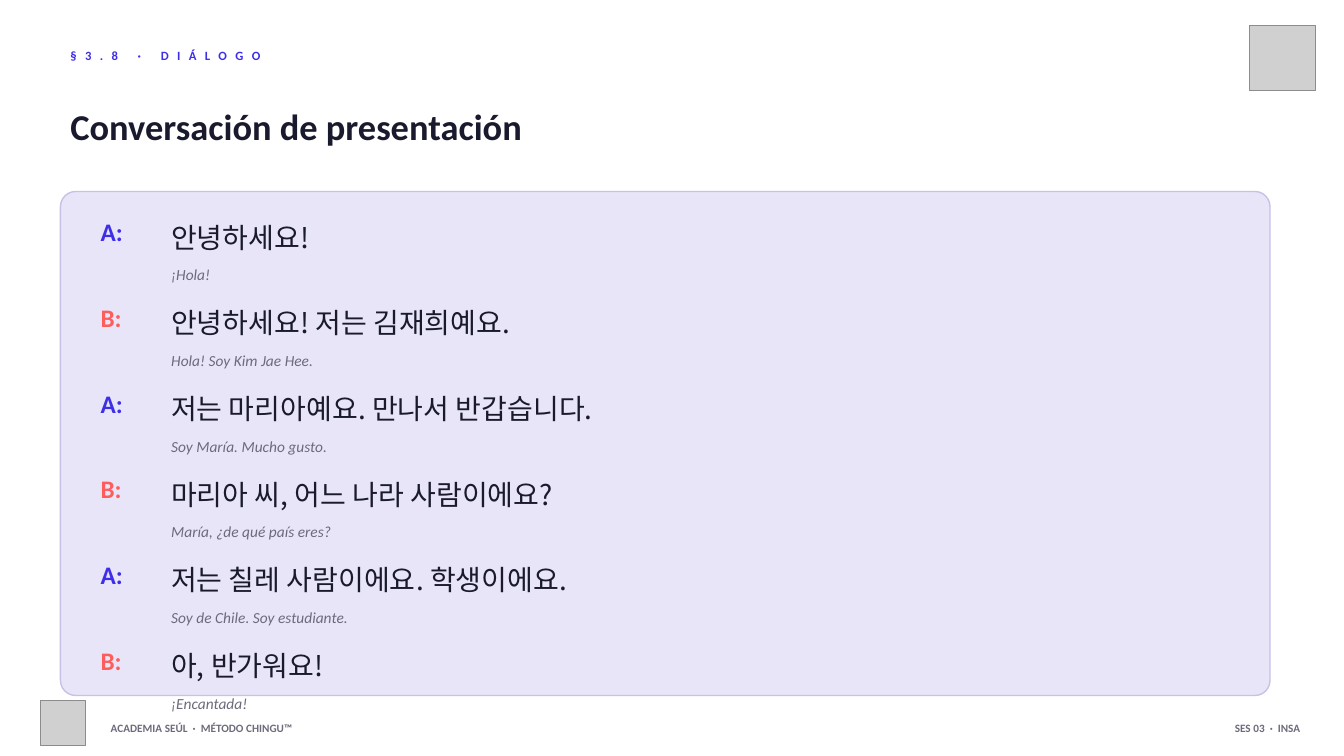
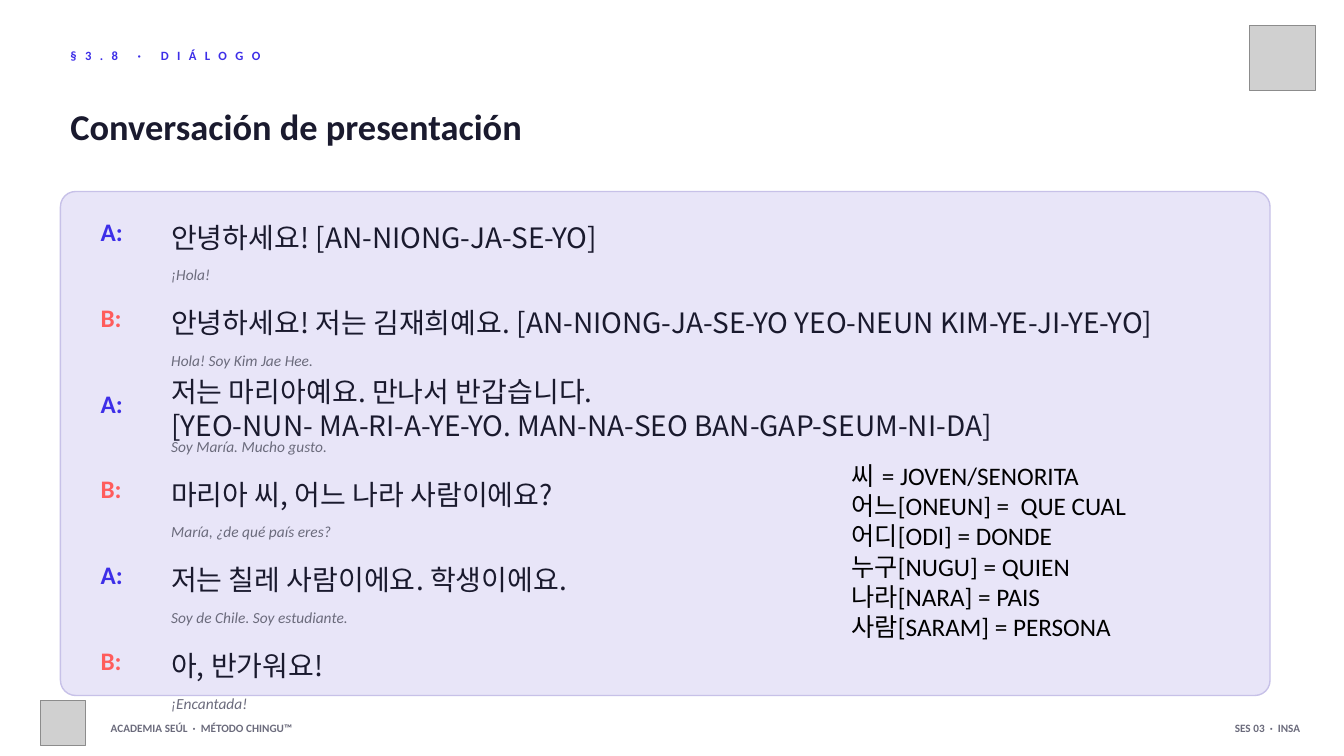
Before and after one commit to academiaseul/ACADEMIASEULWEB, a slide deck: slide 27 of A1_Nivel_1/03_Saludos/Sesion_03_Saludos.pptx (slide 15 before the commit). Drawn at 1344x756 pixels with LibreOffice and Linux fonts; fonts in the diff are those of the drawing; grey boxes stand for pictures. Boxes give left, top, right and bottom in pixels: in the first picture for what was removed or moved away, otherwise in the second. Text is boxed around its words. In the diff, an @@ line names an element or a change of style, - is before the commit and + after.

```diff
--- a/A1_Nivel_1/03_Saludos/Sesion_03_Saludos.pptx
+++ b/A1_Nivel_1/03_Saludos/Sesion_03_Saludos.pptx
@@ text at <box>171,225,597,253</box>: text changed @@
-안녕하세요!
+안녕하세요! [AN-NIONG-JA-SE-YO]
@@ text at <box>171,310,1152,338</box>: text changed @@
-안녕하세요! 저는 김재희예요.
+안녕하세요! 저는 김재희예요. [AN-NIONG-JA-SE-YO YEO-NEUN KIM-YE-JI-YE-YO]
@@ text at <box>171,414,991,444</box>: paragraph added @@
+[YEO-NUN- MA-RI-A-YE-YO. MAN-NA-SEO BAN-GAP-SEUM-NI-DA]
@@ text added at <box>852,464,1126,640</box>, 18 pt, text #000000 @@
+씨 = JOVEN/SENORITA
+어느[ONEUN] = QUE CUAL
+어디[ODI] = DONDE
+누구[NUGU] = QUIEN
+나라[NARA] = PAIS
+사람[SARAM] = PERSONA
```
Also in this commit, not shown: 13 other slides changed, 13 slides added, 12 other files.
